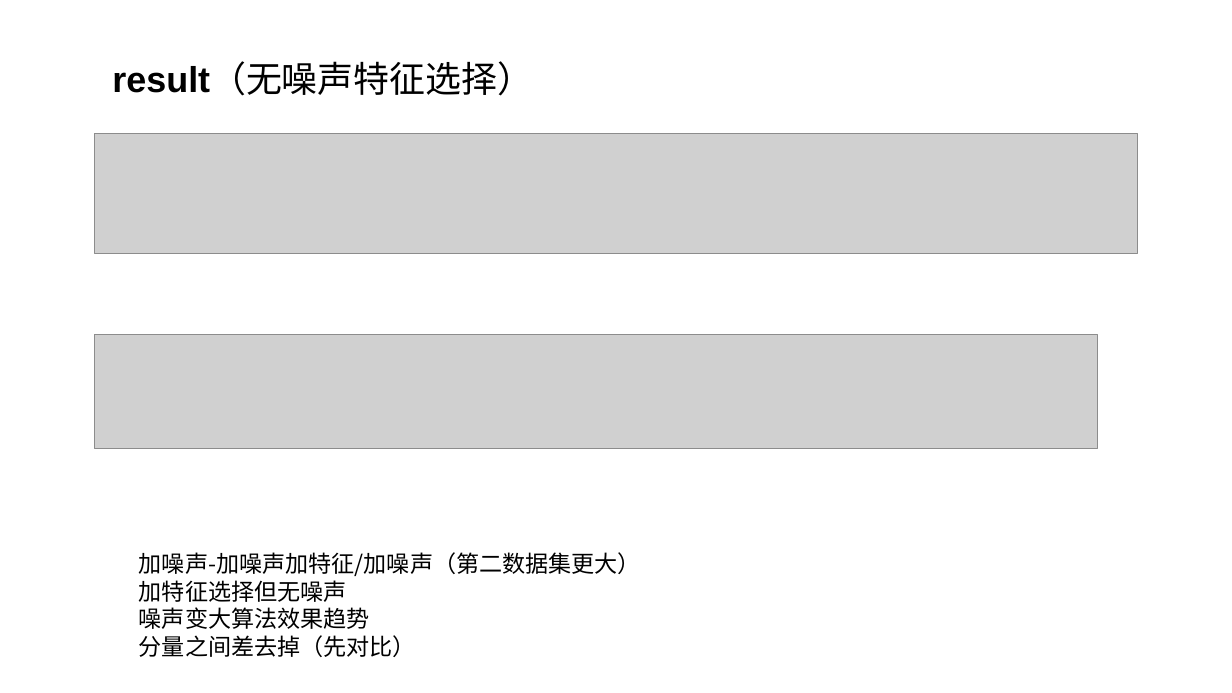
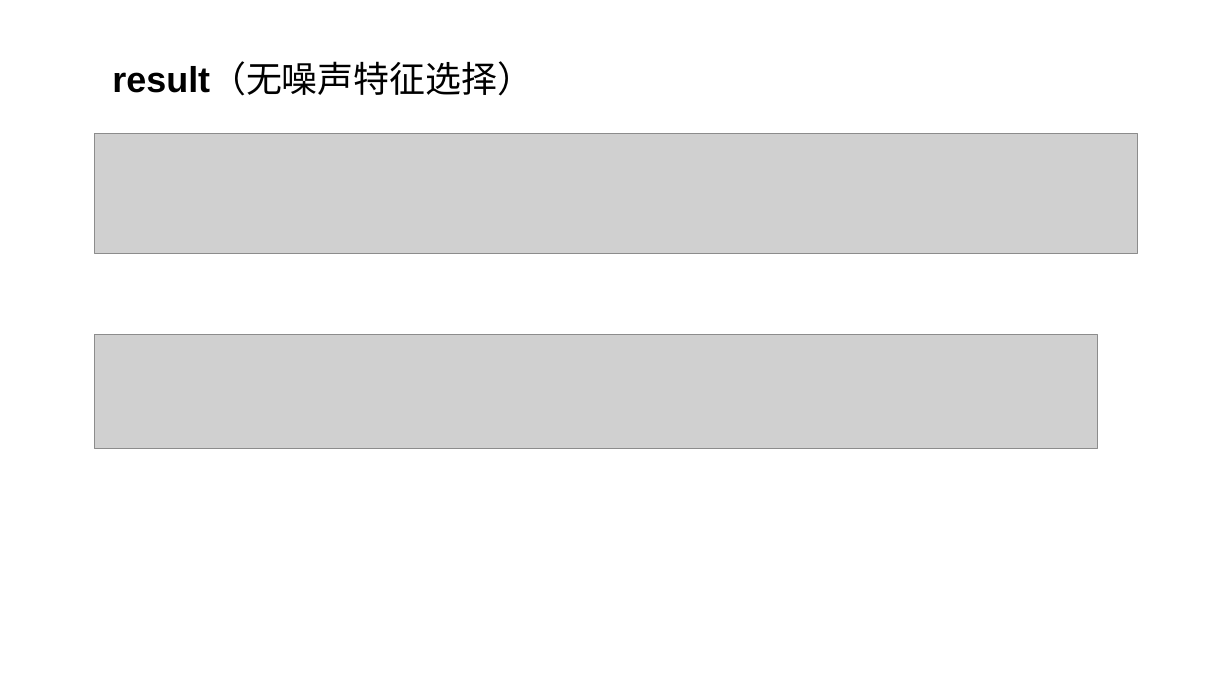
Before and after one commit to lucking666/sys, a slide deck: slide 4 of 卢老师论文汇报/1122汇报 .pptx. Drawn at 1232x693 pixels with LibreOffice and Linux fonts; fonts in the diff are those of the drawing; grey boxes stand for pictures. Boxes give left, top, right and bottom in pixels: in the first picture for what was removed or moved away, otherwise in the second. Text is boxed around its words. In the diff, an @@ line names an element or a change of style, - is before the commit and + after.

```diff
--- a/卢老师论文汇报/1122汇报 .pptx
+++ b/卢老师论文汇报/1122汇报 .pptx
@@ text removed at <box>139,552,641,657</box> @@
-加噪声-加噪声加特征/加噪声（第二数据集更大）
-加特征选择但无噪声
-噪声变大算法效果趋势
-分量之间差去掉（先对比）
```
Also in this commit, not shown: 13 slides added, 6 other files.
